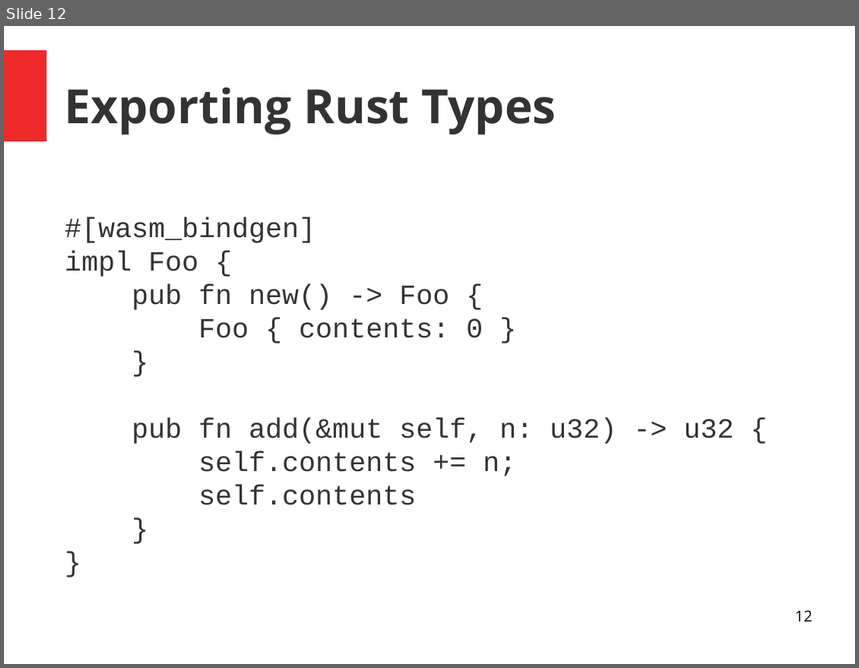
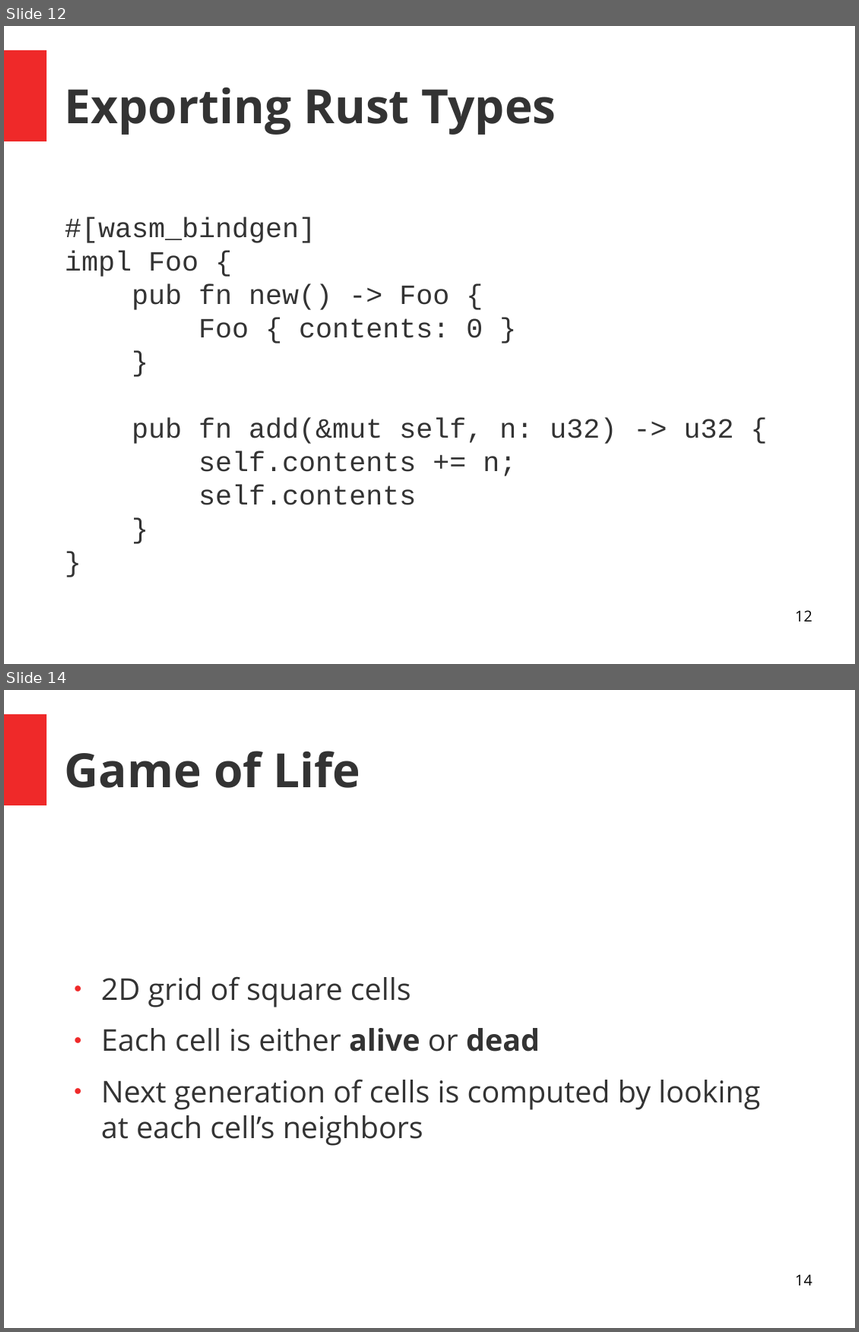
Before and after one commit to pdxrust/rust-wasm-workshop, a slide deck: rust-wasm-workshop-intro-slides.odp. Shown one above the other, each under a label of ours: slide 12 before the commit, slides 12 and 14 after it; the slides between them are not shown. The pictures are 859x668 and 859x1332 pixels, drawn with LibreOffice and Linux fonts; fonts in the diff are those of the drawing. Boxes give left, top, right and bottom in pixels: in the first picture for what was removed or moved away, otherwise in the second. Text is boxed around its words. In the diff, an @@ line names an element or a change of style, - is before the commit and + after.

Commit message:
Add slides introducing game of life

```diff
--- a/rust-wasm-workshop-intro-slides.odp
+++ b/rust-wasm-workshop-intro-slides.odp
@@ slide 14 added at (4, 690, 855, 1328), background #FFFFFF; not listed: 1 template element that a slide beside it also shows @@
@@ title added at (65, 751, 361, 788), 44 pt, text #333333, bold @@
+Game of Life
@@ text added at (101, 977, 760, 1146), 28 pt, text #333333 @@
+● 2D grid of square cells
+● Each cell is either alive or dead
+● Next generation of cells is computed by looking at each cell’s neighbors
@@ page number added at (795, 1274, 813, 1286), 14 pt, text #000000 @@
+14
```
Also in this commit, not shown: 4 slides changed, 4 other slides added, 1 other file.
